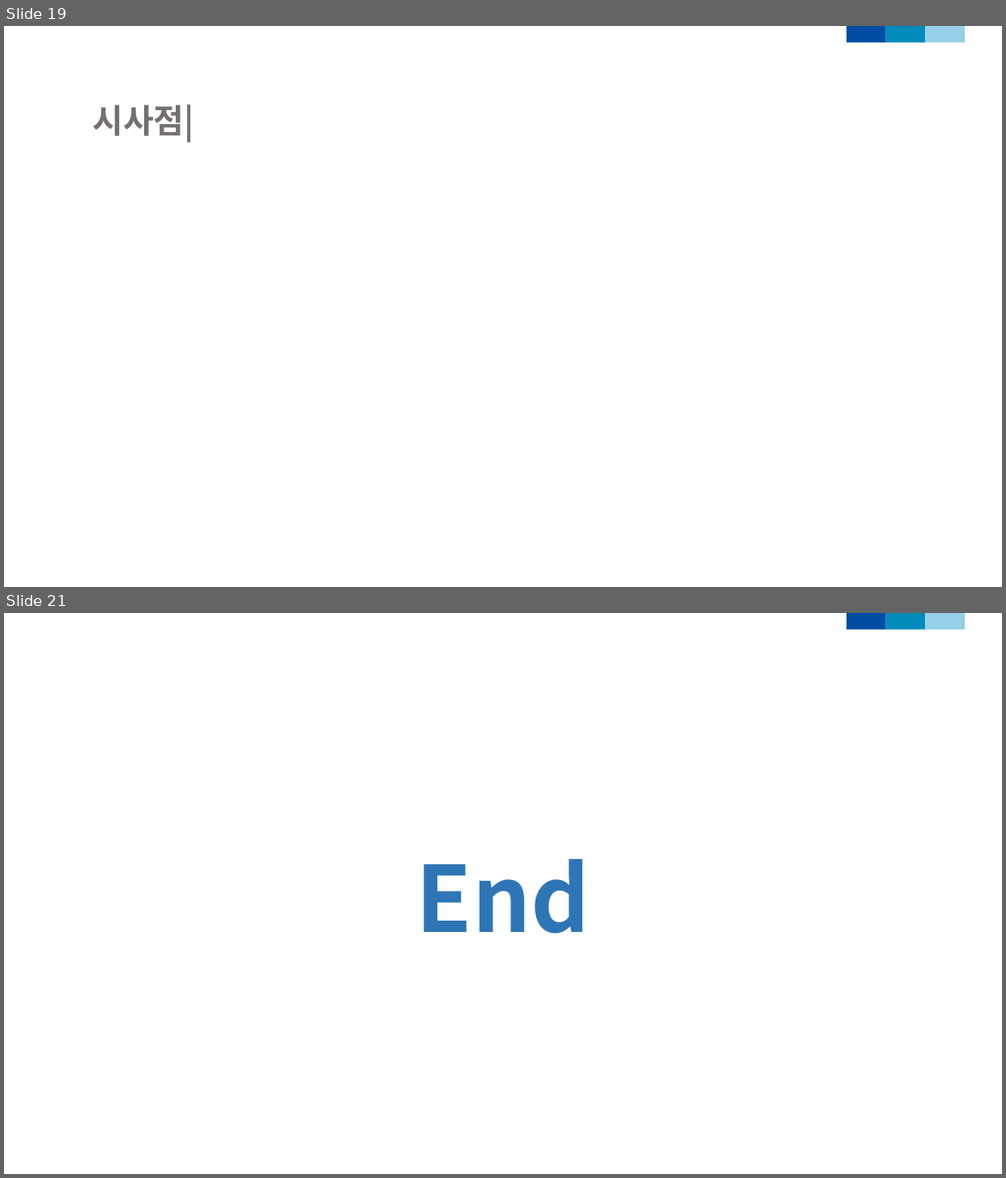
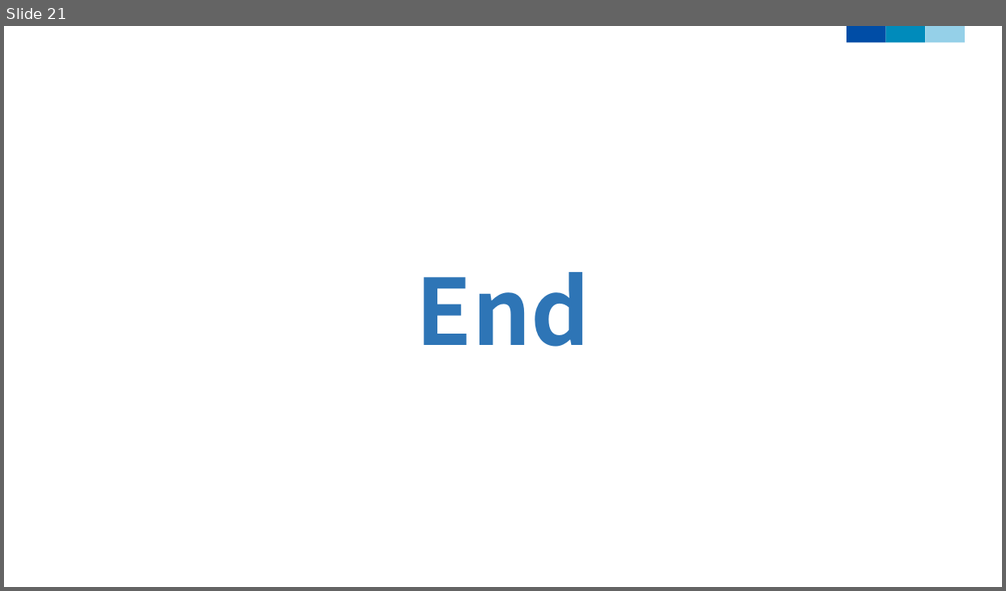
Before and after one commit to dudungE/Competition, a slide deck: ppt/부실가계탐지모형_2.pptx. Shown one above the other, each under a label of ours: slides 19 and 21 before the commit, slide 21 after it; the slides between them are not shown. The pictures are 1006x1178 and 1006x591 pixels, drawn with LibreOffice and Linux fonts; fonts in the diff are those of the drawing. Boxes give left, top, right and bottom in pixels: in the first picture for what was removed or moved away, otherwise in the second. Text is boxed around its words. In the diff, an @@ line names an element or a change of style, - is before the commit and + after.

```diff
--- a/ppt/부실가계탐지모형_2.pptx
+++ b/ppt/부실가계탐지모형_2.pptx
@@ slide 19 removed at (4,26,1002,587), background #FFFFFF; not listed: 3 template elements that a slide beside it also shows @@
@@ text removed at (92,105,194,142) @@
-시사점|
```
Also in this commit, not shown: 13 slides changed, 1 slide added, 1 other file.
